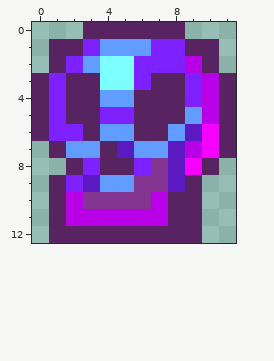
Pixel-art sprite -- Sources/Modules/MythModule/MagicWeaponsReplace/Items/CrystalSkull.png. Above is the file before it was changed.
The file is 24x26 pixels, drawn in blocks of 2x2; one block is one cell here.
Now the later version:
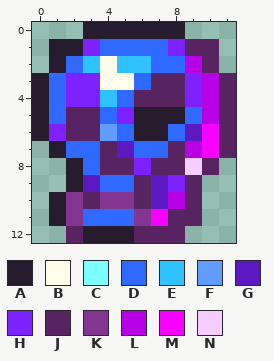
Palette (. is transparent): A #261c2d  B #fffcea  C #7dffff  D #3069ff  E #30c2ff  F #639cff  G #5c19c1  H #7d21ff  J #572360  K #833591  L #b700e5  M #f600ff  N #f6cdff
The exact change:
@@ x 0..11 @@
- 0 ...JJJJJJ...
- 1 .JJHFFFHHJJ.
- 2 .JHFCCHHHLJ.
- 3 JHJJCCHJJHLJ
- 4 JHJJFFJJJHLJ
- 5 JHJJHHJJJFLJ
- 6 JHHJFFJJFGMJ
- 7 .JFFJGFFGLMJ
- 8 ..JHJJHKGMJ.
- 9 .JHGFFKKGJ..
-10 .JLKKKKLJJ..
-11 .JLLLLLLJJ..
-12 .JJJJJJJJJ..
+ 0 ...AAAAAA...
+ 1 .AAHDDDDHJJ.
+ 2 .ADEBEEDDLJ.
+ 3 ADHHBBDJJHLJ
+ 4 ADHHEDJJJHLJ
+ 5 ADJJDHAAADLJ
+ 6 AHJJFDAADGMJ
+ 7 .ADDJGDDJLMJ
+ 8 ..ADJJHJJNJ.
+ 9 ..AGDDJGHJ..
+10 .AKJKKJGLJ..
+11 .AKDDDKMJJ..
+12 ..JAAAJJJ...
Pixel boxes of the changes (left, top, right, bottom) in both pictures:
changed: (32, 22, 202, 243)
